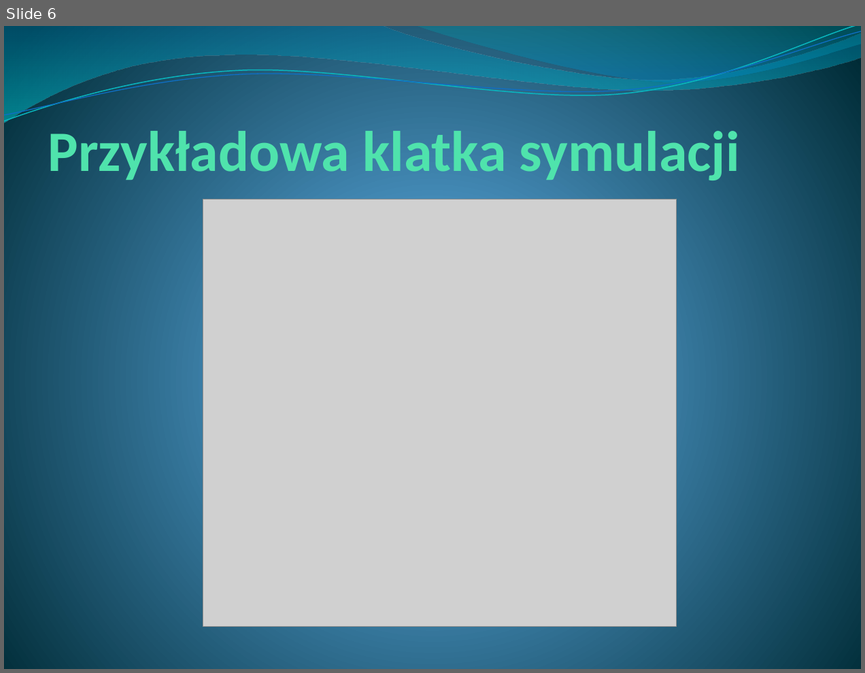
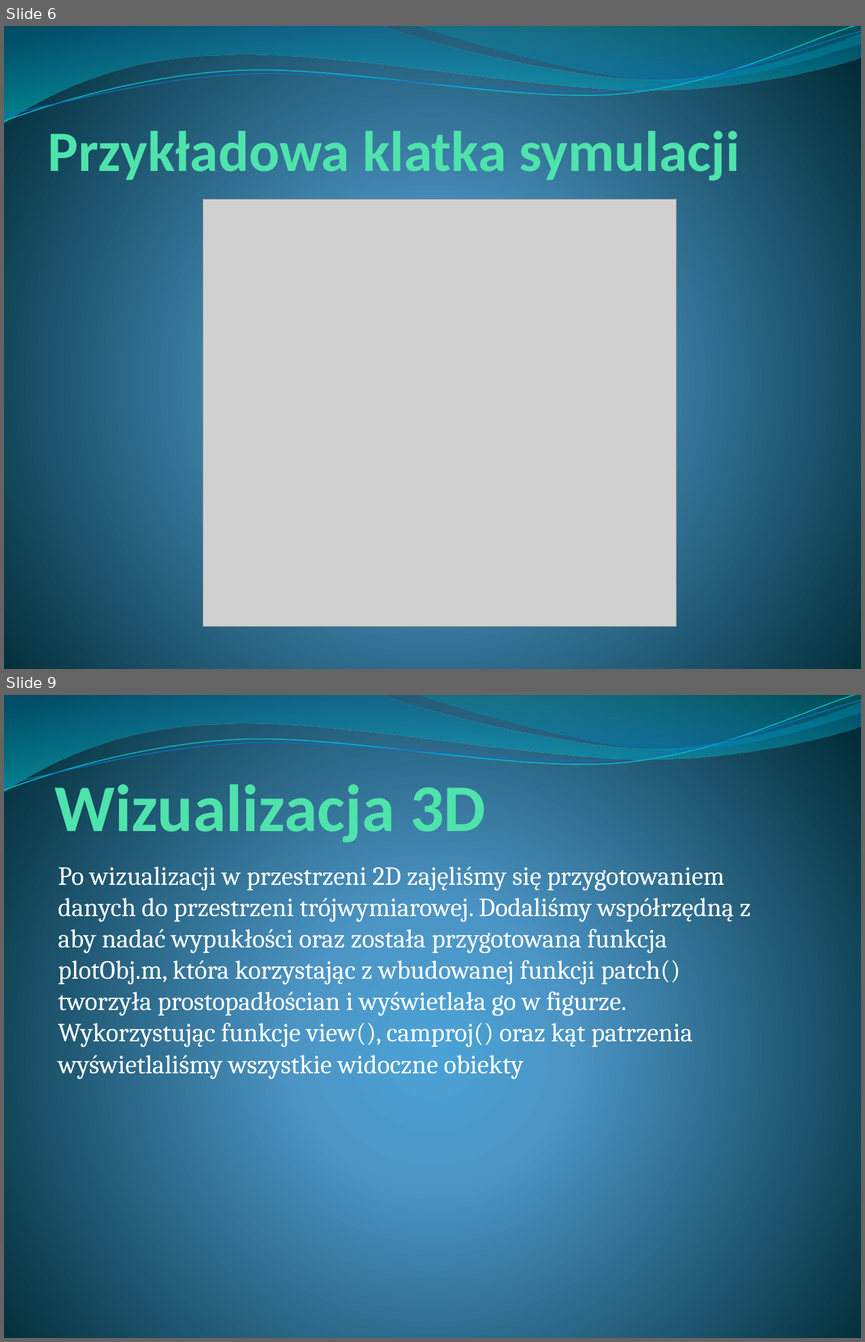
Before and after one commit to styczen/AP_Radar, a slide deck: prezentacja.pptx. Shown one above the other, each under a label of ours: slide 6 before the commit, slides 6 and 9 after it; the slides between them are not shown. The pictures are 865x673 and 865x1342 pixels, drawn with LibreOffice and Linux fonts; fonts in the diff are those of the drawing; grey boxes stand for pictures. Boxes give left, top, right and bottom in pixels: in the first picture for what was removed or moved away, otherwise in the second. Text is boxed around its words. In the diff, an @@ line names an element or a change of style, - is before the commit and + after.

```diff
--- a/prezentacja.pptx
+++ b/prezentacja.pptx
@@ slide 9 added at bbox=[4, 695, 861, 1338], background gradient #4AA0D6 to #4C98C7 to #002C38; not listed: 4 template elements that a slide beside it also shows @@
@@ title added at bbox=[54, 776, 485, 847], 56 pt, text #50E3AC, bold @@
+Wizualizacja 3D
@@ text added at bbox=[58, 866, 751, 1079], 22 pt, text #FFFFFF @@
+Po wizualizacji w przestrzeni 2D zajęliśmy się przygotowaniem danych do przestrzeni trójwymiarowej. Dodaliśmy współrzędną z aby nadać wypukłości oraz została przygotowana funkcja plotObj.m, która korzystając z wbudowanej funkcji patch() tworzyła prostopadłościan i wyświetlała go w figurze. Wykorzystując funkcje view(), camproj() oraz kąt patrzenia wyświetlaliśmy wszystkie widoczne obiekty
```
Also in this commit, not shown: 2 slides changed, 3 other slides added, 3 slides removed, 3 other files.
